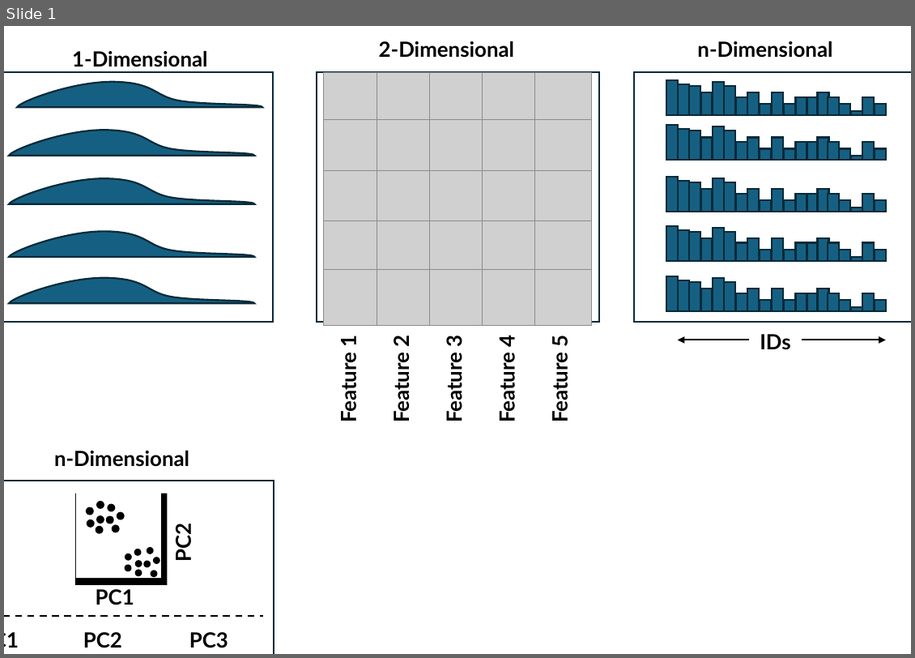
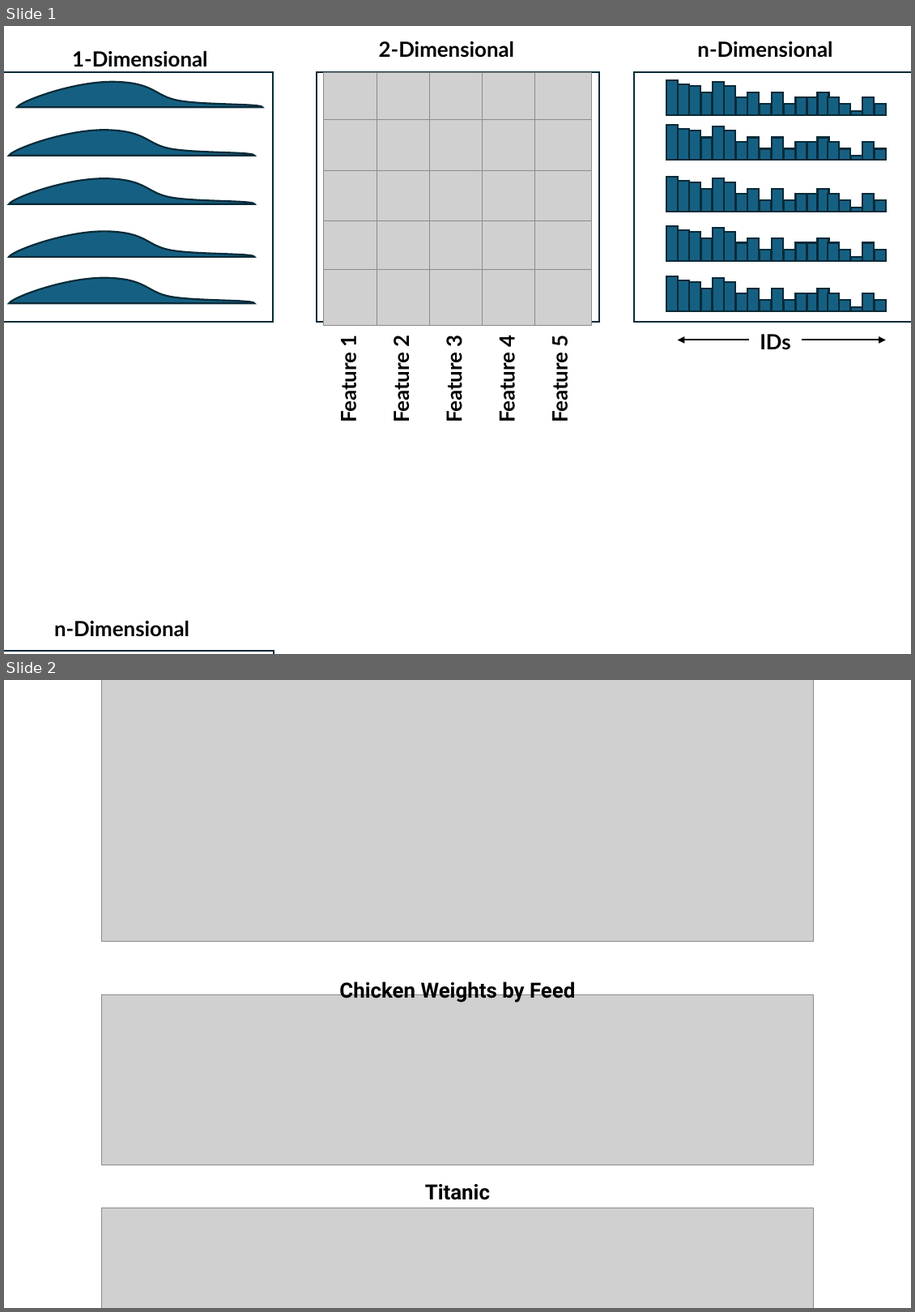
Before and after one commit to selkamand/gg1d, a slide deck: paper/figures.pptx. Shown one above the other, each under a label of ours: slide 1 before the commit, slides 1 and 2 after it. The pictures are 915x658 and 915x1312 pixels, drawn with LibreOffice and Linux fonts; fonts in the diff are those of the drawing; grey boxes stand for pictures; background and template pictures are left out. Boxes give left, top, right and bottom in pixels: in the first picture for what was removed or moved away, otherwise in the second. Text is boxed around its words. In the diff, an @@ line names an element or a change of style, - is before the commit and + after.

```diff
--- a/paper/figures.pptx
+++ b/paper/figures.pptx
@@ slide 2 added at [4,680,911,1308], background #FFFFFF @@
@@ picture added at [102,680,814,942] @@
@@ picture added at [102,995,814,1165] @@
@@ text added at [339,978,575,1002], 18 pt, text #000000, bold @@
+Chicken Weights by Feed
@@ text added at [425,1184,490,1200], 18 pt, text #000000, bold @@
+Titanic
@@ picture added at [102,1209,814,1308] @@
@@ slide 1 changed as well @@
@@ text "n-Dimensional": place and size @@
-text "n-Dimensional" at [54,450,189,467]
+text "n-Dimensional" at [54,620,189,637]
@@ group removed at [4,493,263,654]: 18 ellipses, 5 texts, 1 rectangle, 1 line @@
-PC2
-PC1
-PC1
-PC2
-PC3
@@ rectangle: place and size @@
-rectangle at [4,481,274,654]
+rectangle at [4,651,274,654]
```
Also in this commit, not shown: 9 other slides added, 36 other files.
